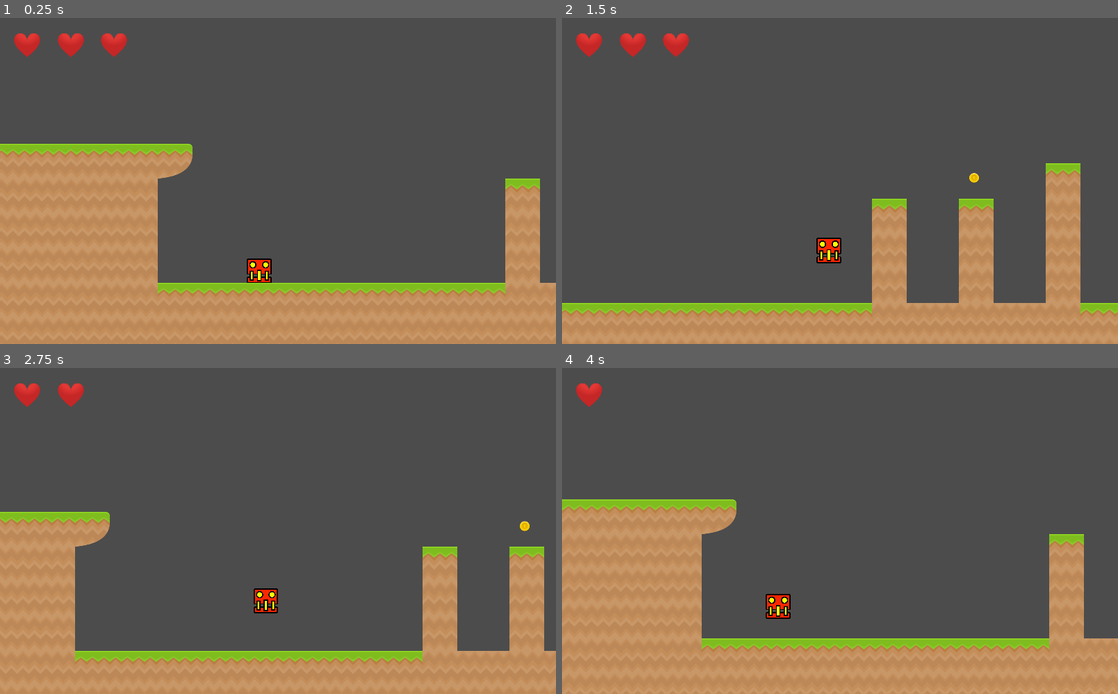
Above: before the commit, frames 1-4 (two rows, left to right).
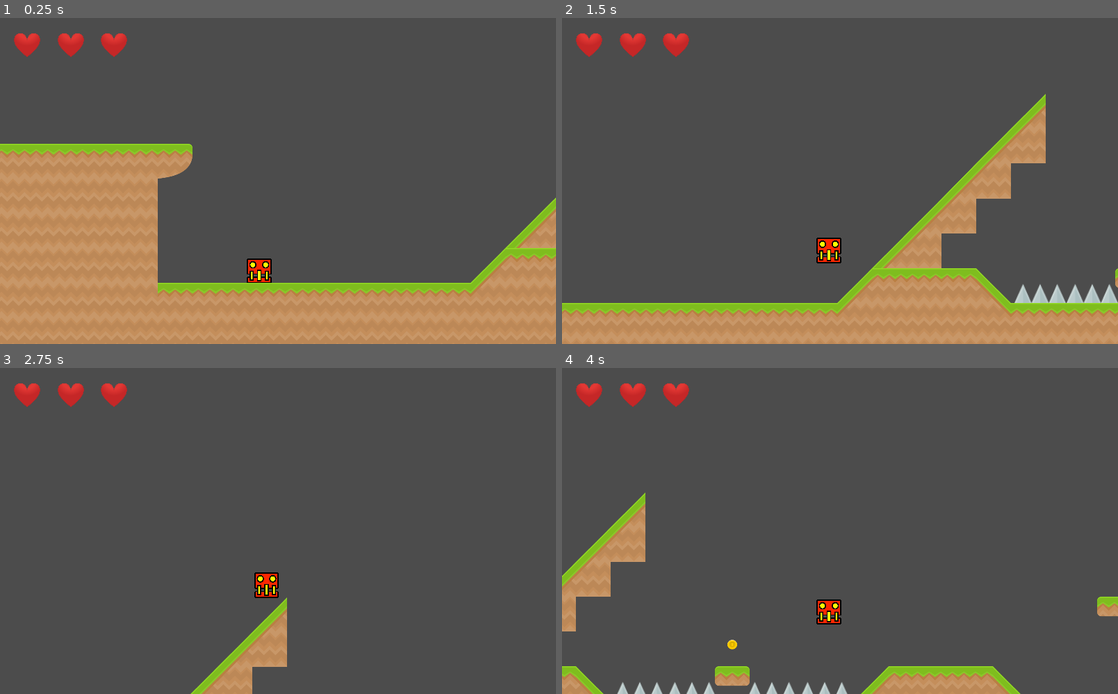
Above: after the commit, the same moments.

Repository: BianchiniMaxi/Programacion-de-Videojuegos-3--Bianchini-Maxi
Game: Godot game, scene res://Scenes/Nivel 2.tscn
Two runs of this game, one before a commit and one after it. Both use one fixed random seed, a clock stepped at 60 frames per second and the inputs below. Before the commit the project starts from res://Scenes/Nivel 3.tscn.
Inputs:
- Up to frame 1 (0.25 s): no input
- Up to frame 2 (1.5 s): hold Space (ui_jump) 0.53-1.28 s; tap Space (ui_jump) at 1.35 s
- Up to frame 3 (2.75 s): tap Space (ui_jump) at 1.52, 1.82 s; hold Space (ui_jump) from 2.03 s (still down)
- Up to frame 4 (4 s): release Space (ui_jump) at 2.78 s; tap Space (ui_jump) at 2.85, 3.02, 3.32 s; hold Space (ui_jump) from 3.53 s (still down)

The runs differ from the first frame. In frame 1, 2.5% of the frame differs, in the area x 84-100%, y 49-85%; in frame 2, 11%; in frame 3, 24%; in frame 4, 28%, in the area x 0-100%, y 4-100%.

Commit message:
Update FCE

Diff:
--- a/MyProyectGodot/Sripts/Jugador.gd
+++ b/MyProyectGodot/Sripts/Jugador.gd
@@ -27,7 +27,7 @@
 	if Input.is_action_pressed("ui_jump"):
 		if is_on_floor():
 			gravedad = 2200
-			velocidad.y = fuerza_salto
+			velocidad.y += fuerza_salto
 			salto = true
 
 	if Input.is_action_pressed("ui_number_1"):
@@ -67,7 +67,7 @@
 		posicion_inicial()
 
 	velocidad.y += gravedad * delta
-	print(velocidad.y)
+	#print(velocidad.y)
 	velocidad = move_and_slide(velocidad, Vector2(0, -1))
 
 	tiempo_puede_morir += delta
--- a/MyProyectGodot/project.godot
+++ b/MyProyectGodot/project.godot
@@ -11,7 +11,7 @@
 [application]
 
 config/name="MyProyectGodot"
-run/main_scene="res://Scenes/Nivel 3.tscn"
+run/main_scene="res://Scenes/Nivel 2.tscn"
 config/icon="res://icon.png"
 
 [display]
